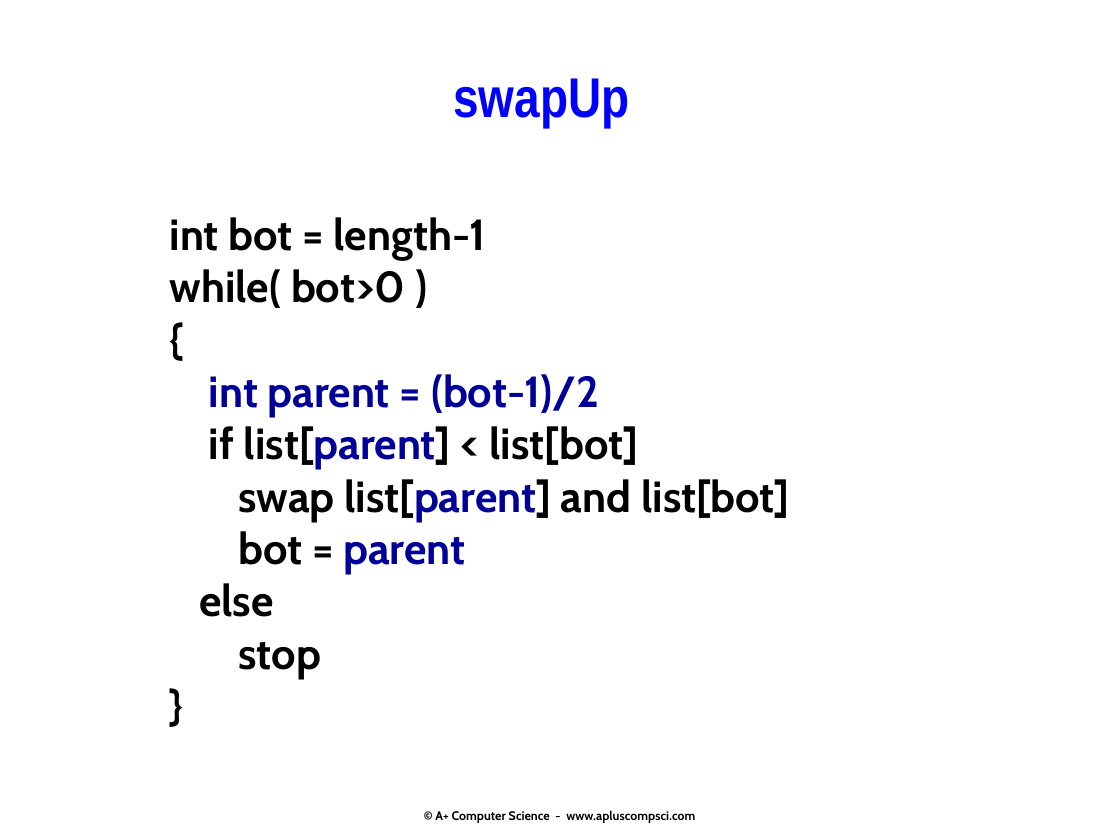
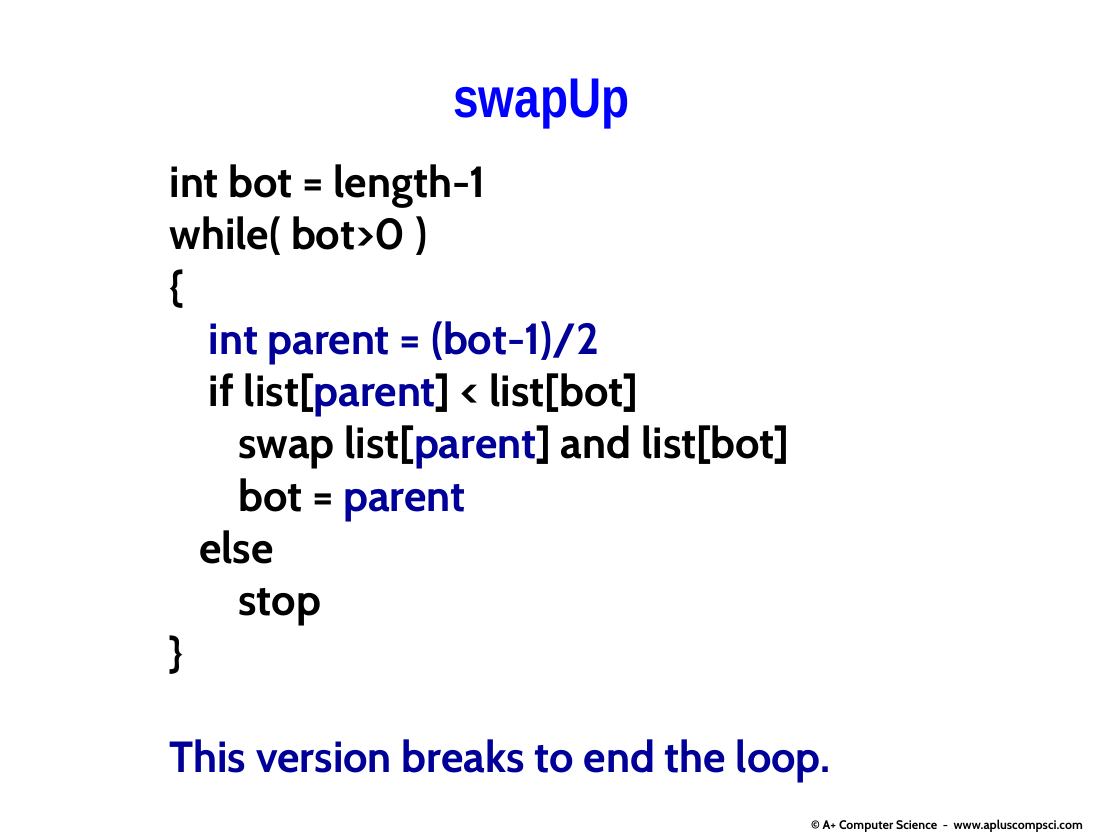
Before and after one commit to Cy-FairCS/cs3, a slide deck: slide 21 of u08c_heaps/notes/_a.heaps.pptx. Drawn at 1120x840 pixels with LibreOffice and Linux fonts; fonts in the diff are those of the drawing. Boxes give left, top, right and bottom in pixels: in the first picture for what was removed or moved away, otherwise in the second. Text is boxed around its words. In the diff, an @@ line names an element or a change of style, - is before the commit and + after.

```diff
--- a/u08c_heaps/notes/_a.heaps.pptx
+++ b/u08c_heaps/notes/_a.heaps.pptx
@@ text "int bot = length-1": place and size @@
-text "int bot = length-1" at bbox=[170, 217, 790, 679]
+text "int bot = length-1" at bbox=[170, 164, 831, 783]
@@ text at bbox=[170, 739, 831, 783]: paragraph added @@
+This version breaks to end the loop.
@@ text "© A+ Computer Science - ...": place and size @@
-text "© A+ Computer Science - ..." at bbox=[435, 810, 695, 823]
+text "© A+ Computer Science - ..." at bbox=[823, 819, 1083, 832]
```
Also in this commit, not shown: 3 other slides changed, 2 slides added, 2 other files.
